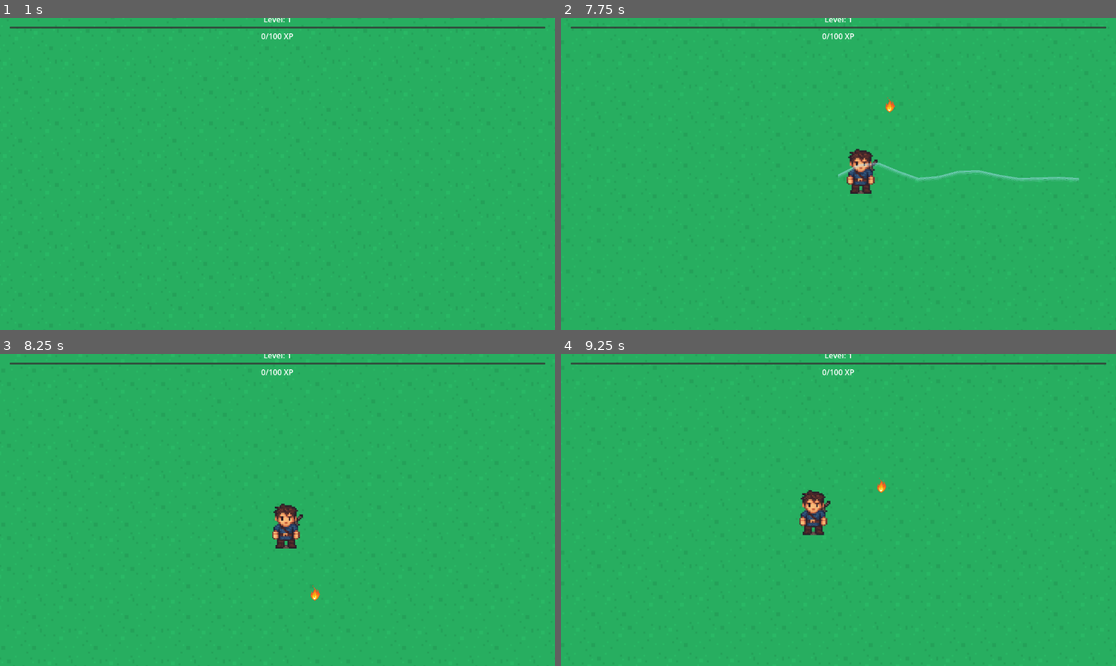
Above: before the commit, frames 1-4 (two rows, left to right).
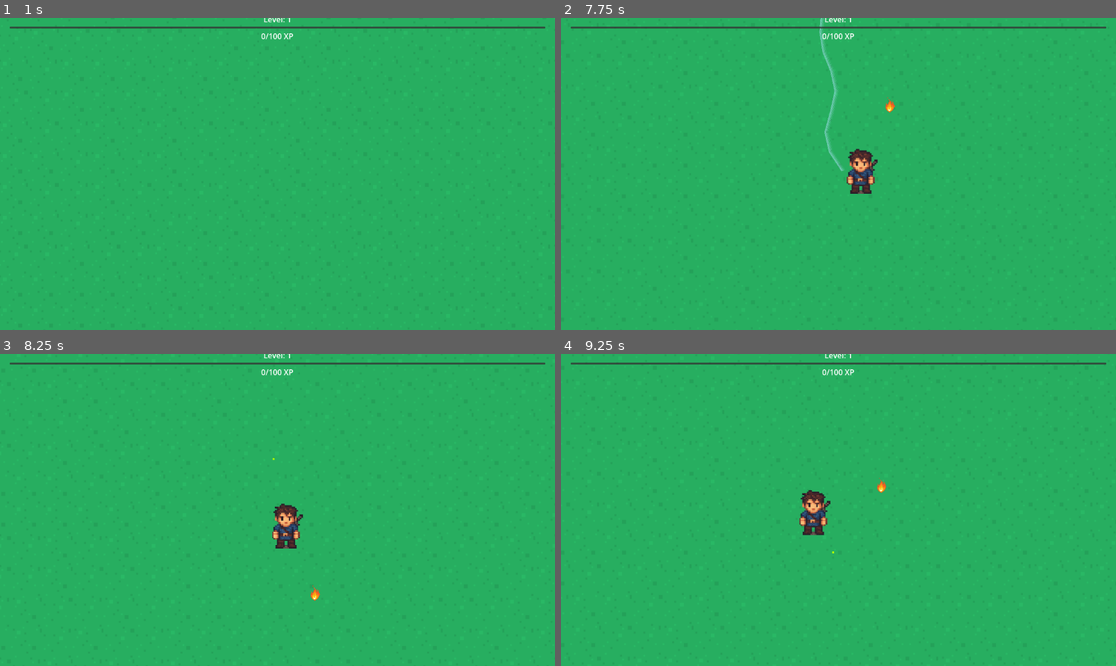
Above: after the commit, the same moments.

Repository: Sephon/PowerupSlayer
Game: Godot game, scene res://scenes/Main.tscn
Two runs of this game, one before a commit and one after it. Both use one fixed random seed, a clock stepped at 60 frames per second and the inputs below.
Inputs:
- Up to frame 1 (1 s): tap Enter at 0.5 s; hold D (move_right) from 0.53 s (still down)
- Up to frame 2 (7.75 s): release D (move_right) at 1.28 s; hold S (move_down) 1.28-2.03 s; hold D (move_right) 2.03-2.78 s; hold W (move_up) 2.78-3.53 s; hold A (move_left) 3.53-5.03 s; tap Space at 5 s; hold S (move_down) 5.03-5.78 s; hold D (move_right) 5.78-6.53 s; hold W (move_up) 6.53-7.28 s; hold D (move_right) from 7.28 s (still down)
- Up to frame 3 (8.25 s): release D (move_right) at 8.03 s; hold S (move_down) from 8.03 s (still down)
- Up to frame 4 (9.25 s): release S (move_down) at 8.78 s; hold A (move_left) from 8.78 s (still down)

Frame 1 is identical in both runs. In frame 2, 0.7% of the frame differs, in the area x 46-94%, y 0-53%; in frame 3, less than 0.1%; in frame 4, less than 0.1%.

Commit message:
Try to add fireballs on levelup

Diff:
--- a/powerupslayer/scripts/player/player.gd
+++ b/powerupslayer/scripts/player/player.gd
@@ -51,8 +51,8 @@
 		var enemy_manager = get_node("/root/EnemyManager")
 		if enemy_manager:
 			var target = enemy_manager.get_closest_to(global_position)
-			#if target:
-				#current_weapon.fire(target)
+			if target:
+				current_weapon.fire(target)
 
 	# Keep fireball weapon active
 	var fireball_weapon = weapon_slots[1]
@@ -113,3 +113,5 @@
 		weapon.speed *= 1.1
 	if "cooldown" in weapon:
 		weapon.cooldown /= 1.1  # Reduce cooldown by 10%
+	if "max_fireballs" in weapon:
+		weapon.max_fireballs = max(1, min(level / 5, 5))
--- a/powerupslayer/scripts/weapon/fireball.gd
+++ b/powerupslayer/scripts/weapon/fireball.gd
@@ -54,9 +54,11 @@
 	# Apply fireball-specific bonuses
 	rotation_speed *= 1.1  # Increase rotation speed
 	orbit_radius *= 1.1    # Increase orbit radius
+	damage *= 1.1
 
 	# Update existing fireballs with new properties
 	for fireball in active_fireballs:
 		if is_instance_valid(fireball):
 			fireball.rotation_speed = rotation_speed
 			fireball.orbit_radius = orbit_radius
+			fireball.damage *= 1.1
